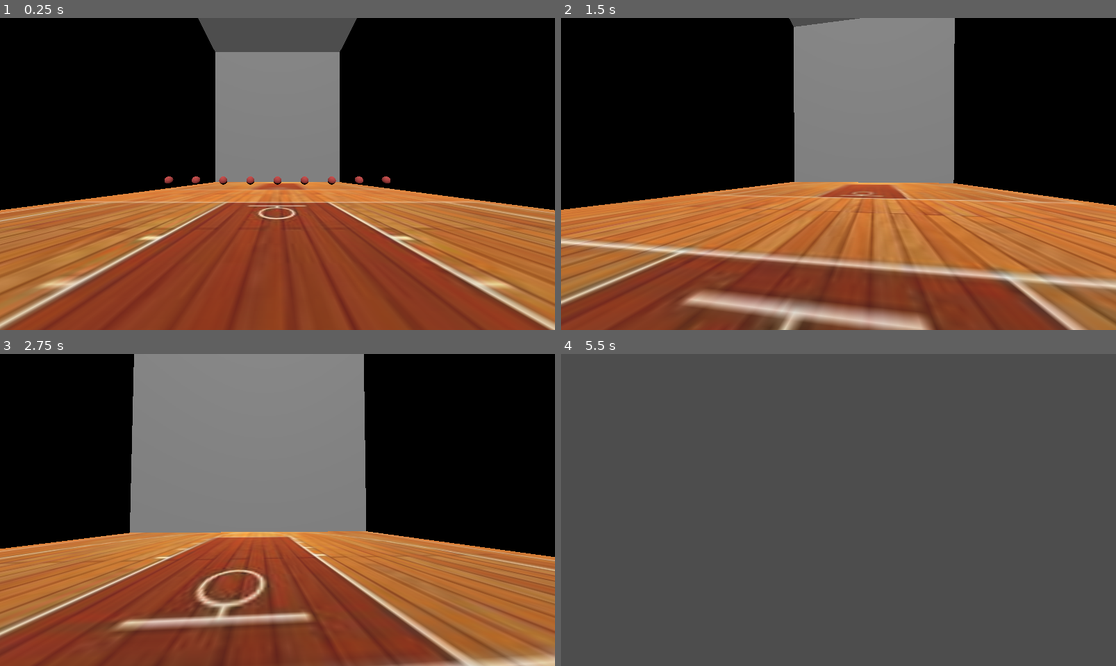
Above: before the commit, frames 1-4 (two rows, left to right).
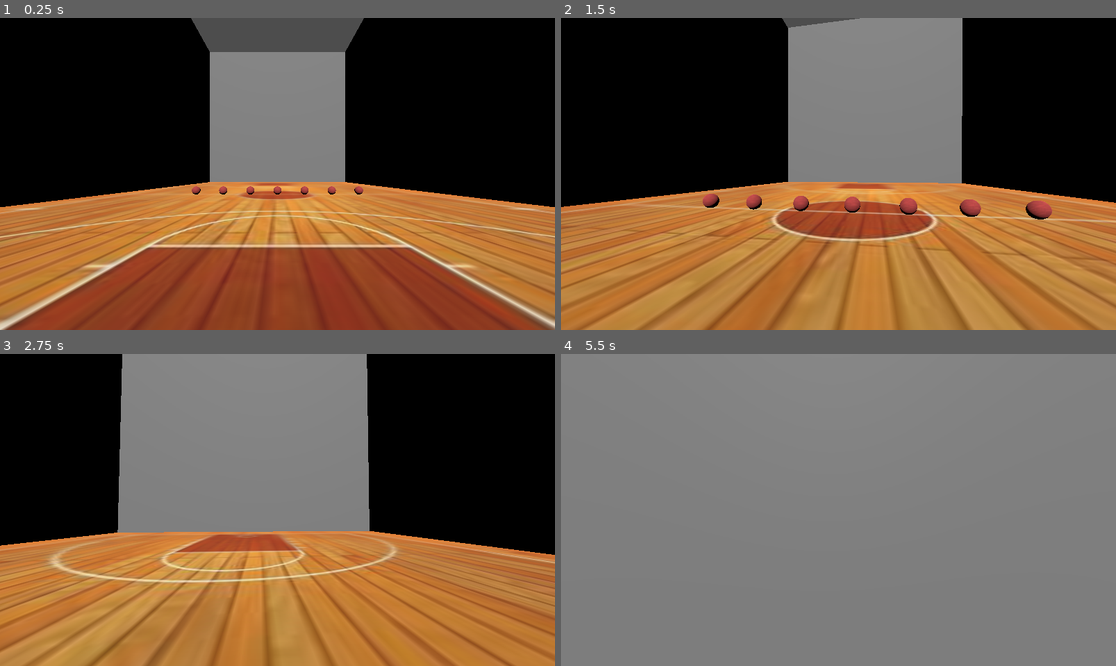
Above: after the commit, the same moments.

Repository: 548778-stack/dodge-ultimate
Game: Godot game, scene res://level_1.tscn
The game is run twice, just before and just after one commit, with the same random seed, the same clock (stepped at 60 frames per second) and the same inputs. Before the commit the project starts from res://Level1.tscn.
Inputs (mouse positions are in pixels of both pictures, inside the frame that each line leads up to):
- Up to frame 1 (0.25 s): no input
- Up to frame 2 (1.5 s): tap Enter (ui_accept) at 0.5, 1.35 s; move the mouse to (866, 174) at 0.52 s; hold Enter (ui_accept) 0.53-1.28 s; hold Up (ui_up) from 0.53 s (still down); move the mouse to (810, 174) at 1.27 s
- Up to frame 3 (2.75 s): keep holding Up (ui_up); tap Enter (ui_accept) at 1.52, 1.82 s; move the mouse to (288, 503) at 2.02 s; hold Enter (ui_accept) from 2.03 s (still down)
- Up to frame 4 (5.5 s): keep holding Up (ui_up); move the mouse to (832, 516) at 2.77 s; release Enter (ui_accept) at 2.78 s; tap Enter (ui_accept) at 2.85, 3.02, 3.32, 4.35, 4.52, 4.82 s; move the mouse to (877, 513) at 3.52 s; hold Enter (ui_accept) 3.53-4.28 s; move the mouse to (794, 506) at 4.27 s; move the mouse to (844, 510) at 5.02 s; hold Enter (ui_accept) from 5.03 s (still down)

The runs differ from the first frame. In frame 1, 16% of the frame differs, in the area x 0-100%, y 0-100%; in frame 2, 33%; in frame 3, 30%; in frame 4, 100%.

Commit message:
fixed game, now just need to implement enemies and polish game

Diff:
--- a/Ball.tscn
+++ b/Ball.tscn
@@ -1,26 +1,23 @@
 [gd_scene format=3 uid="uid://d1su38k5jbpd6"]
 
-[ext_resource type="Texture2D" uid="uid://bvxto227xu16a" path="res://dc8cee74-918d-461d-a662-33427da06161.jpg" id="1_gk6bx"]
+[ext_resource type="Texture2D" uid="uid://bvxto227xu16a" path="res://dc8cee74-918d-461d-a662-33427da06161.jpg" id="1_x8fbi"]
 
-[sub_resource type="SphereShape3D" id="SphereShape3D_pa54t"]
+[sub_resource type="SphereShape3D" id="SphereShape3D_cbx31"]
 radius = 0.3
 
-[sub_resource type="StandardMaterial3D" id="StandardMaterial3D_gk6bx"]
-albedo_texture = ExtResource("1_gk6bx")
+[sub_resource type="StandardMaterial3D" id="StandardMaterial3D_41u45"]
+albedo_texture = ExtResource("1_x8fbi")
 
-[sub_resource type="SphereMesh" id="SphereMesh_pa54t"]
-material = SubResource("StandardMaterial3D_gk6bx")
+[sub_resource type="SphereMesh" id="SphereMesh_cbx31"]
+material = SubResource("StandardMaterial3D_41u45")
 radius = 0.3
 height = 0.6
 
-[node name="Ball" type="RigidBody3D" unique_id=808421155]
-collision_layer = 2
-collision_mask = 69
+[node name="Ball" type="RigidBody3D" unique_id=6337348]
 continuous_cd = true
 
-[node name="CollisionShape3D" type="CollisionShape3D" parent="." unique_id=47216054]
-shape = SubResource("SphereShape3D_pa54t")
-debug_color = Color(0.83026254, 0.0014957113, 0.9500213, 0.41960785)
+[node name="CollisionShape3D" type="CollisionShape3D" parent="." unique_id=1717446292]
+shape = SubResource("SphereShape3D_cbx31")
 
-[node name="MeshInstance3D" type="MeshInstance3D" parent="." unique_id=1149316060]
-mesh = SubResource("SphereMesh_pa54t")
+[node name="MeshInstance3D" type="MeshInstance3D" parent="." unique_id=819656900]
+mesh = SubResource("SphereMesh_cbx31")
--- a/Level1.tscn
+++ /dev/null
@@ -1,134 +0,0 @@
-[gd_scene format=3 uid="uid://bcb62rdatfbpa"]
-
-[ext_resource type="Script" uid="uid://r4tyn7qgg1np" path="res://level_1.gd" id="1_cove1"]
-[ext_resource type="PackedScene" uid="uid://bge0fgpvrh8k" path="res://Player.tscn" id="1_kyxg0"]
-[ext_resource type="Texture2D" uid="uid://covp1ylxa2wub" path="res://b0aefb33-fd66-4022-9b40-fc2cfd5a0856.jpg" id="2_cove1"]
-
-[sub_resource type="StandardMaterial3D" id="StandardMaterial3D_dwyiq"]
-albedo_texture = ExtResource("2_cove1")
-uv1_scale = Vector3(2, 2, 2)
-uv1_offset = Vector3(2, 2, 2)
-
-[sub_resource type="BoxMesh" id="BoxMesh_dn5ey"]
-material = SubResource("StandardMaterial3D_dwyiq")
-size = Vector3(45, 1, 25)
-
-[sub_resource type="BoxShape3D" id="BoxShape3D_dwyiq"]
-size = Vector3(45, 1, 25)
-
-[sub_resource type="BoxShape3D" id="BoxShape3D_kyxg0"]
-size = Vector3(1, 25, 25)
-
-[sub_resource type="BoxMesh" id="BoxMesh_mc20k"]
-size = Vector3(1, 25, 25)
-
-[sub_resource type="BoxShape3D" id="BoxShape3D_cove1"]
-size = Vector3(1, 25, 25)
-
-[sub_resource type="BoxMesh" id="BoxMesh_dwyiq"]
-size = Vector3(1, 25, 25)
-
-[sub_resource type="BoxShape3D" id="BoxShape3D_dn5ey"]
-size = Vector3(45, 25, 1)
-
-[sub_resource type="BoxMesh" id="BoxMesh_lmyl5"]
-size = Vector3(45, 25, 1)
-
-[sub_resource type="BoxShape3D" id="BoxShape3D_mlbie"]
-size = Vector3(45, 25, 1)
-
-[sub_resource type="BoxMesh" id="BoxMesh_s3sxq"]
-size = Vector3(45, 25, 1)
-
-[sub_resource type="BoxShape3D" id="BoxShape3D_mc20k"]
-size = Vector3(0.25, 25, 25)
-
-[node name="Level1" type="Node3D" unique_id=1059864062]
-script = ExtResource("1_cove1")
-
-[node name="DirectionalLight3D" type="DirectionalLight3D" parent="." unique_id=336082600]
-transform = Transform3D(-4.371139e-08, -0.70710677, 0.70710677, 0, 0.70710677, 0.70710677, -1, 3.090862e-08, -3.090862e-08, 0, 0, 0)
-
-[node name="Floor" type="MeshInstance3D" parent="." unique_id=1136993245]
-transform = Transform3D(1, 0, 0, 0, 1, 0, 0, 0, 1, 0, -0.5, 0)
-layers = 4
-mesh = SubResource("BoxMesh_dn5ey")
-
-[node name="CollisionShape3D" type="CollisionShape3D" parent="Floor" unique_id=296716549]
-shape = SubResource("BoxShape3D_dwyiq")
-
-[node name="GymWalls" type="StaticBody3D" parent="." unique_id=1975003067]
-collision_layer = 4
-collision_mask = 0
-
-[node name="CollisionShape3D" type="CollisionShape3D" parent="GymWalls" unique_id=859889384]
-transform = Transform3D(1, 0, 0, 0, 1, 0, 0, 0, 1, 23, 11.5, 0)
-shape = SubResource("BoxShape3D_kyxg0")
-
-[node name="MeshInstance3D" type="MeshInstance3D" parent="GymWalls" unique_id=1297427481]
-transform = Transform3D(1, 0, 0, 0, 1, 0, 0, 0, 1, 23, 11.5, 0)
-mesh = SubResource("BoxMesh_mc20k")
-
-[node name="CollisionShape3D2" type="CollisionShape3D" parent="GymWalls" unique_id=1735161948]
-transform = Transform3D(1, 0, 0, 0, 1, 0, 0, 0, 1, -23, 11.5, 0)
-shape = SubResource("BoxShape3D_cove1")
-
-[node name="MeshInstance3D2" type="MeshInstance3D" parent="GymWalls" unique_id=831341372]
-transform = Transform3D(1, 0, 0, 0, 1, 0, 0, 0, 1, -23, 11.5, 0)
-mesh = SubResource("BoxMesh_dwyiq")
-
-[node name="CollisionShape3D3" type="CollisionShape3D" parent="GymWalls" unique_id=1444558660]
-transform = Transform3D(1, 0, 0, 0, 1, 0, 0, 0, 1, 0, 11.5, 12)
-shape = SubResource("BoxShape3D_dn5ey")
-
-[node name="MeshInstance3D3" type="MeshInstance3D" parent="GymWalls" unique_id=882187470]
-transform = Transform3D(1, 0, 0, 0, 1, 0, 0, 0, 1, 0, 11.5, 12)
-mesh = SubResource("BoxMesh_lmyl5")
-
-[node name="CollisionShape3D4" type="CollisionShape3D" parent="GymWalls" unique_id=367252575]
-transform = Transform3D(1, 0, 0, 0, 1, 0, 0, 0, 1, 0, 11.5, -12)
-shape = SubResource("BoxShape3D_mlbie")
-
-[node name="MeshInstance3D4" type="MeshInstance3D" parent="GymWalls" unique_id=901397196]
-transform = Transform3D(1, 0, 0, 0, 1, 0, 0, 0, 1, 0, 11.5, -12)
-mesh = SubResource("BoxMesh_s3sxq")
-
-[node name="PlayerHalfRestriction" type="Area3D" parent="." unique_id=1702485975]
-collision_layer = 4
-collision_mask = 0
-
-[node name="CollisionShape3D" type="CollisionShape3D" parent="PlayerHalfRestriction" unique_id=958303504]
-transform = Transform3D(1, 0, 0, 0, 1, 0, 0, 0, 1, 0, 11.5, 0)
-shape = SubResource("BoxShape3D_mc20k")
-
-[node name="BallStartingPositions" type="Node3D" parent="." unique_id=1071528807]
-
-[node name="BallSpawner1" type="Marker3D" parent="BallStartingPositions" unique_id=587006748]
-transform = Transform3D(1, 0, 0, 0, 1, 0, 0, 0, 1, 0, 0.3, 0)
-
-[node name="BallSpawner6" type="Marker3D" parent="BallStartingPositions" unique_id=1973319114]
-transform = Transform3D(1, 0, 0, 0, 1, 0, 0, 0, 1, 0, 0.3, 6)
-
-[node name="BallSpawner7" type="Marker3D" parent="BallStartingPositions" unique_id=1407821121]
-transform = Transform3D(1, 0, 0, 0, 1, 0, 0, 0, 1, 0, 0.3, -6)
-
-[node name="BallSpawner8" type="Marker3D" parent="BallStartingPositions" unique_id=184810804]
-transform = Transform3D(1, 0, 0, 0, 1, 0, 0, 0, 1, 0, 0.3, 8)
-
-[node name="BallSpawner9" type="Marker3D" parent="BallStartingPositions" unique_id=744979936]
-transform = Transform3D(1, 0, 0, 0, 1, 0, 0, 0, 1, 0, 0.3, -8)
-
-[node name="BallSpawner2" type="Marker3D" parent="BallStartingPositions" unique_id=2074816394]
-transform = Transform3D(1, 0, 0, 0, 1, 0, 0, 0, 1, 0, 0.3, 4)
-
-[node name="BallSpawner3" type="Marker3D" parent="BallStartingPositions" unique_id=2138309790]
-transform = Transform3D(1, 0, 0, 0, 1, 0, 0, 0, 1, 0, 0.3, -4)
-
-[node name="BallSpawner4" type="Marker3D" parent="BallStartingPositions" unique_id=1186160490]
-transform = Transform3D(1, 0, 0, 0, 1, 0, 0, 0, 1, 0, 0.3, 2)
-
-[node name="BallSpawner5" type="Marker3D" parent="BallStartingPositions" unique_id=1677973419]
-transform = Transform3D(1, 0, 0, 0, 1, 0, 0, 0, 1, 0, 0.3, -2)
-
-[node name="Player" parent="." unique_id=551876888 instance=ExtResource("1_kyxg0")]
-transform = Transform3D(-4.371139e-08, 0, 1, 0, 1, 0, -1, 0, -4.371139e-08, 15, 1, 0)
--- a/Player.tscn
+++ b/Player.tscn
@@ -1,28 +1,21 @@
 [gd_scene format=3 uid="uid://bge0fgpvrh8k"]
 
-[ext_resource type="Script" uid="uid://cqf5h8hfm77rn" path="res://player.gd" id="1_xhfnw"]
+[ext_resource type="Script" uid="uid://cqf5h8hfm77rn" path="res://player.gd" id="1_4flbx"]
 
-[sub_resource type="CapsuleMesh" id="CapsuleMesh_0rwas"]
+[sub_resource type="CapsuleShape3D" id="CapsuleShape3D_sh265"]
 
-[sub_resource type="CapsuleShape3D" id="CapsuleShape3D_0rwas"]
+[node name="Player" type="CharacterBody3D" unique_id=1058905890]
+script = ExtResource("1_4flbx")
 
-[node name="Player" type="CharacterBody3D" unique_id=551876888]
-transform = Transform3D(-4.371139e-08, 0, 1, 0, 1, 0, -1, 0, -4.371139e-08, 0, 0, 0)
-script = ExtResource("1_xhfnw")
+[node name="CollisionShape3D" type="CollisionShape3D" parent="." unique_id=1527292110]
+shape = SubResource("CapsuleShape3D_sh265")
 
-[node name="MeshInstance3D" type="MeshInstance3D" parent="." unique_id=1219105471]
-mesh = SubResource("CapsuleMesh_0rwas")
+[node name="Camera3D" type="Camera3D" parent="." unique_id=279239437]
+transform = Transform3D(1, 0, 0, 0, 1, 0, 0, 0, 1, 0, 0.5, 0)
+current = true
 
-[node name="CollisionShape3D" type="CollisionShape3D" parent="." unique_id=1925763138]
-shape = SubResource("CapsuleShape3D_0rwas")
+[node name="RayCast3D" type="RayCast3D" parent="Camera3D" unique_id=1740002008]
+target_position = Vector3(0, 0, -3)
 
-[node name="Camera3D" type="Camera3D" parent="." unique_id=2113553695]
-transform = Transform3D(1, 0, 0, 0, 1, 0, 0, 0, 1, 0, 0.5, 0)
-
-[node name="RayCast3D" type="RayCast3D" parent="Camera3D" unique_id=271824811]
-transform = Transform3D(1, 0, 0, 0, 0.94551855, -0.32556814, 0, 0.32556814, 0.94551855, 0, 0, 0)
-target_position = Vector3(0, -1, -3)
-collision_mask = 7
-
-[node name="HoldPosition" type="Marker3D" parent="Camera3D" unique_id=2032085039]
-transform = Transform3D(1, 0, 0, 0, 1, 0, 0, 0, 1, 0.3, -0.099999994, -0.5)
+[node name="HoldPosition" type="Node3D" parent="Camera3D" unique_id=292621595]
+transform = Transform3D(1, 0, 0, 0, 1, 0, 0, 0, 1, 0.37352246, -0.0916363, -0.589035)
--- a/level_1.gd
+++ b/level_1.gd
@@ -1,9 +1,6 @@
 extends Node3D
 
-# Preload your Ball scene configuration from your file directory
 @export var ball_scene: PackedScene = preload("res://ball.tscn")
-
-# Link directly to the container holding your spatial markers
 @onready var ball_starting_positions = $BallStartingPositions
 
 func _ready() -> void:
@@ -11,9 +8,10 @@
 
 func spawn_center_balls() -> void:
 	for marker in ball_starting_positions.get_children():
+		# Check if it's any kind of 3D node (works for Marker3D)
 		if marker is Node3D:
 			var new_ball = ball_scene.instantiate()
+			# 1. Add to the scene FIRST
 			add_child(new_ball)
-
-			# Add +0.5 (or whatever the radius of your ball is) to the Y axis
-			new_ball.global_position = marker.global_position + Vector3(0, 1.0, 0)
+			# 2. THEN set the global position
+			new_ball.global_position = marker.global_position
--- /dev/null
+++ b/level_1.tscn
@@ -0,0 +1,112 @@
+[gd_scene format=3 uid="uid://d2kxyjcnuargs"]
+
+[ext_resource type="Texture2D" uid="uid://covp1ylxa2wub" path="res://b0aefb33-fd66-4022-9b40-fc2cfd5a0856.jpg" id="1_3hls8"]
+[ext_resource type="Script" uid="uid://r4tyn7qgg1np" path="res://level_1.gd" id="1_hbghi"]
+[ext_resource type="PackedScene" uid="uid://bge0fgpvrh8k" path="res://player.tscn" id="3_hn12h"]
+
+[sub_resource type="BoxShape3D" id="BoxShape3D_ilcil"]
+size = Vector3(45, 1, 25)
+
+[sub_resource type="StandardMaterial3D" id="StandardMaterial3D_hbghi"]
+albedo_texture = ExtResource("1_3hls8")
+
+[sub_resource type="PlaneMesh" id="PlaneMesh_ilcil"]
+material = SubResource("StandardMaterial3D_hbghi")
+size = Vector2(45, 25)
+
+[sub_resource type="BoxShape3D" id="BoxShape3D_3hls8"]
+size = Vector3(1, 25, 25)
+
+[sub_resource type="PlaneMesh" id="PlaneMesh_3hls8"]
+size = Vector2(25, 25)
+
+[sub_resource type="BoxShape3D" id="BoxShape3D_hbghi"]
+size = Vector3(45, 25, 1)
+
+[sub_resource type="PlaneMesh" id="PlaneMesh_hn12h"]
+size = Vector2(45, 25)
+
+[node name="Level1" type="Node3D" unique_id=997525223]
+script = ExtResource("1_hbghi")
+
+[node name="Floor" type="StaticBody3D" parent="." unique_id=1924565075]
+
+[node name="CollisionShape3D" type="CollisionShape3D" parent="Floor" unique_id=33812403]
+transform = Transform3D(1, 0, 0, 0, 1, 0, 0, 0, 1, 0, -0.5, 0)
+shape = SubResource("BoxShape3D_ilcil")
+
+[node name="MeshInstance3D" type="MeshInstance3D" parent="Floor" unique_id=1201805939]
+mesh = SubResource("PlaneMesh_ilcil")
+
+[node name="WallBoundaries" type="Node3D" parent="." unique_id=935418290]
+
+[node name="BackWall" type="StaticBody3D" parent="WallBoundaries" unique_id=1896105066]
+transform = Transform3D(1, 0, 0, 0, 1, 0, 0, 0, 1, 22.5, 0, 0)
+
+[node name="CollisionShape3D" type="CollisionShape3D" parent="WallBoundaries/BackWall" unique_id=581912135]
+transform = Transform3D(1, 0, 0, 0, 1, 0, 0, 0, 1, 0, 11.5, 0)
+shape = SubResource("BoxShape3D_3hls8")
+
+[node name="MeshInstance3D" type="MeshInstance3D" parent="WallBoundaries/BackWall" unique_id=1833358291]
+transform = Transform3D(-4.371139e-08, -1, 0, 1, -4.371139e-08, 0, 0, 0, 1, 0, 11.5, 0)
+mesh = SubResource("PlaneMesh_3hls8")
+
+[node name="FrontWall" type="StaticBody3D" parent="WallBoundaries" unique_id=1184684275]
+transform = Transform3D(-1, 0, -8.742278e-08, 0, 1, 0, 8.742278e-08, 0, -1, -22.5, 0, 0)
+
+[node name="CollisionShape3D" type="CollisionShape3D" parent="WallBoundaries/FrontWall" unique_id=1759602160]
+transform = Transform3D(1, 0, 0, 0, 1, 0, 0, 0, 1, 0, 11.5, 0)
+shape = SubResource("BoxShape3D_3hls8")
+
+[node name="MeshInstance3D" type="MeshInstance3D" parent="WallBoundaries/FrontWall" unique_id=153698550]
+transform = Transform3D(-4.371139e-08, -1, 0, 1, -4.371139e-08, 0, 0, 0, 1, 0, 11.5, 0)
+mesh = SubResource("PlaneMesh_3hls8")
+
+[node name="LeftWall" type="StaticBody3D" parent="WallBoundaries" unique_id=1748396148]
+transform = Transform3D(1, 0, 0, 0, 1, 0, 0, 0, 1, 0, 11.5, 12.5)
+
+[node name="CollisionShape3D" type="CollisionShape3D" parent="WallBoundaries/LeftWall" unique_id=2035709565]
+shape = SubResource("BoxShape3D_hbghi")
+
+[node name="MeshInstance3D" type="MeshInstance3D" parent="WallBoundaries/LeftWall" unique_id=2143817079]
+transform = Transform3D(1, 0, 0, 0, -4.371139e-08, 1, 0, -1, -4.371139e-08, 0, 0, 0)
+mesh = SubResource("PlaneMesh_hn12h")
+
+[node name="RightWall" type="StaticBody3D" parent="WallBoundaries" unique_id=682733426]
+transform = Transform3D(-1, 0, -8.742278e-08, 0, 1, 0, 8.742278e-08, 0, -1, 0, 11.5, -12.5)
+
+[node name="CollisionShape3D" type="CollisionShape3D" parent="WallBoundaries/RightWall" unique_id=379393053]
+shape = SubResource("BoxShape3D_hbghi")
+
+[node name="MeshInstance3D" type="MeshInstance3D" parent="WallBoundaries/RightWall" unique_id=1359962624]
+transform = Transform3D(1, 0, 0, 0, -4.371139e-08, 1, 0, -1, -4.371139e-08, 0, 0, 0)
+mesh = SubResource("PlaneMesh_hn12h")
+
+[node name="BallStartingPositions" type="Node3D" parent="." unique_id=46251651]
+
+[node name="Marker3D" type="Marker3D" parent="BallStartingPositions" unique_id=534173803]
+transform = Transform3D(1, 0, 0, 0, 1, 0, 0, 0, 1, 0, 0.5, 0)
+
+[node name="Marker3D2" type="Marker3D" parent="BallStartingPositions" unique_id=870097700]
+transform = Transform3D(1, 0, 0, 0, 1, 0, 0, 0, 1, 0, 0.5, 2)
+
+[node name="Marker3D3" type="Marker3D" parent="BallStartingPositions" unique_id=868796431]
+transform = Transform3D(1, 0, 0, 0, 1, 0, 0, 0, 1, 0, 0.5, 4)
+
+[node name="Marker3D4" type="Marker3D" parent="BallStartingPositions" unique_id=588208724]
+transform = Transform3D(1, 0, 0, 0, 1, 0, 0, 0, 1, 0, 0.5, -2)
+
+[node name="Marker3D5" type="Marker3D" parent="BallStartingPositions" unique_id=1167886317]
+transform = Transform3D(1, 0, 0, 0, 1, 0, 0, 0, 1, 0, 0.5, -4)
+
+[node name="Marker3D6" type="Marker3D" parent="BallStartingPositions" unique_id=584774415]
+transform = Transform3D(1, 0, 0, 0, 1, 0, 0, 0, 1, 0, 0.5, 6)
+
+[node name="Marker3D7" type="Marker3D" parent="BallStartingPositions" unique_id=984022032]
+transform = Transform3D(1, 0, 0, 0, 1, 0, 0, 0, 1, 0, 0.5, -6)
+
+[node name="Player" parent="." unique_id=1058905890 instance=ExtResource("3_hn12h")]
+transform = Transform3D(-4.371139e-08, 0, 1, 0, 1, 0, -1, 0, -4.371139e-08, 15, 0, 0)
+
+[node name="DirectionalLight3D" type="DirectionalLight3D" parent="." unique_id=559095136]
+transform = Transform3D(-4.371139e-08, -0.70710677, 0.70710677, 0, 0.70710677, 0.70710677, -1, 3.090862e-08, -3.090862e-08, 10, 25, 0)
--- a/player.gd
+++ b/player.gd
@@ -41,35 +41,31 @@
 	move_and_slide()
 
 func try_pickup_ball() -> void:
-	# Refresh the ray using its CURRENT transform before reading the result.
-	# Without this, is_colliding() returns data from the last physics tick,
-	# which is stale right after a mouse-look rotation.
+	# Force the ray to update exactly at the moment we press the button
 	interaction_ray.force_raycast_update()
 
 	print("Ray colliding: ", interaction_ray.is_colliding(), " | Collider: ", interaction_ray.get_collider())
 
-	if not interaction_ray.is_colliding():
-		return
+	if interaction_ray.is_colliding():
+		var object_seen = interaction_ray.get_collider()
 
-	var object_seen = interaction_ray.get_collider()
+		if object_seen is RigidBody3D:
+			held_ball = object_seen
 
-	if not object_seen is RigidBody3D:
-		return
+			# Freeze physics before moving it
+			held_ball.freeze = true
+			held_ball.linear_velocity = Vector3.ZERO
+			held_ball.angular_velocity = Vector3.ZERO
 
-	held_ball = object_seen
+			# Reparent to the hand
+			if held_ball.get_parent():
+				held_ball.get_parent().remove_child(held_ball)
+			hold_position.add_child(held_ball)
 
-	# Freeze before reparenting so physics doesn't fight the move.
-	held_ball.freeze = true
-	held_ball.linear_velocity = Vector3.ZERO
-	held_ball.angular_velocity = Vector3.ZERO
-
-	if held_ball.get_parent():
-		held_ball.get_parent().remove_child(held_ball)
-
-	hold_position.add_child(held_ball)
-	held_ball.position = Vector3.ZERO
-	held_ball.rotation = Vector3.ZERO
-	print("Successfully picked up the ball!")
+			# Snap to hand center
+			held_ball.position = Vector3.ZERO
+			held_ball.rotation = Vector3.ZERO
+			print("Successfully picked up the ball!")
 
 func throw_ball() -> void:
 	if held_ball == null:
@@ -78,16 +74,16 @@
 	var ball_to_throw = held_ball
 	held_ball = null
 
-	# Detach from hand, attach back to the world.
+	# Reparent back to the level
 	hold_position.remove_child(ball_to_throw)
 	get_parent().add_child(ball_to_throw)
 
-	# Snap to where the hand marker currently is.
+	# Match current hand position
 	ball_to_throw.global_position = hold_position.global_position
 
-	# Unfreeze BEFORE applying velocity, otherwise the impulse is discarded.
+	# Unfreeze so physics works again
 	ball_to_throw.freeze = false
 
+	# Throw it forward
 	var throw_direction = -camera.global_transform.basis.z.normalized()
-	var throw_force = 25.0
-	ball_to_throw.linear_velocity = throw_direction * throw_force
+	ball_to_throw.linear_velocity = throw_direction * 25.0
--- a/project.godot
+++ b/project.godot
@@ -11,7 +11,7 @@
 [application]
 
 config/name="Dodge Ultimate"
-run/main_scene="uid://bcb62rdatfbpa"
+run/main_scene="uid://d2kxyjcnuargs"
 config/features=PackedStringArray("4.6", "Mobile")
 config/icon="res://icon.svg"
 
